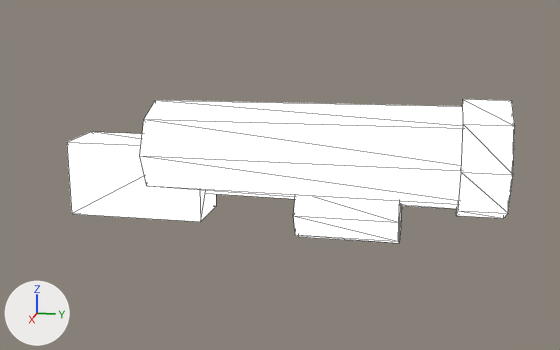
What one commit did to the glTF model client/public/weapons/w13_baked.glb.
Camera for both pictures: a camera (50 mm lens) standing at (1.176, 0.224, 0.255) and looking at (-0.003, -0.012, -0.04). Every picture has the same lights, and +X, +Y and +Z are marked at lower left. The older version comes first. Mesh edges are drawn as thin lines. Where no turn or scale is listed for an object, it has been applied to the vertices. Vertices at exactly the same position are counted once.
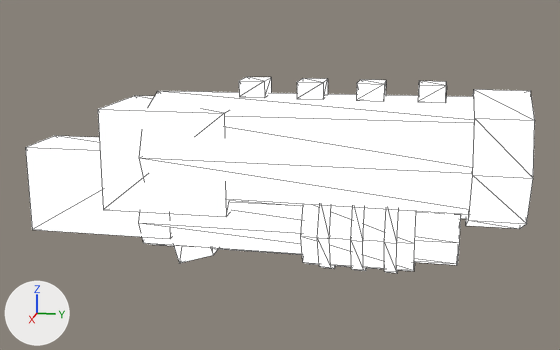
Changed parts and their boxes (x1, y1, x2, y2) in the pictures (560 x 350 px; the box of a moved part takes in the faces that stretch with it):
'Mesh_0', reshaped, moved (14% wider, 36% taller)
    before: (67, 99, 515, 243)
    after: (25, 77, 535, 273)
part 1 of me_mesh_0, moved or reshaped
    before: (140, 100, 463, 209)
    after: (139, 91, 474, 219)
part 2 of me_mesh_0, moved or reshaped
    before: (456, 99, 515, 218)
    after: (466, 89, 535, 229)
part 3 of me_mesh_0, moved or reshaped
    before: (293, 196, 402, 243)
    after: (139, 201, 461, 265)
part 4 of me_mesh_0, added
    after: (98, 96, 232, 217)
part 5 of me_mesh_0, added
    after: (301, 205, 416, 271)
part 6 of me_mesh_0, added
    after: (384, 210, 398, 273)
part 7 of me_mesh_0, added
    after: (351, 208, 366, 271)
part 8 of me_mesh_0, added
    after: (317, 205, 335, 269)
part 9 of me_mesh_0, added
    after: (418, 81, 447, 103)
part 10 of me_mesh_0, added
    after: (356, 80, 386, 101)
part 11 of me_mesh_0, added
    after: (297, 78, 328, 99)
part 12 of me_mesh_0, added
    after: (239, 77, 271, 98)
part 13 of me_mesh_0, added
    after: (25, 136, 171, 239)
part 14 of me_mesh_0, moved or reshaped
    before: (67, 132, 216, 222)
    after: (173, 245, 218, 263)

What the commit changed:
me_mesh_0 is used by ob_mesh_0; location (0.0, 0.06, 0.0).
me_mesh_0 had 68 vertices, 108 faces and spanned x -0.09..0.09, y -0.41..0.275, z -0.14..0.09.
me_mesh_0 now has 196 vertices, 308 faces and spans x -0.105..0.105, y -0.49..0.29, z -0.19..0.113.
me_mesh_0 part 1: the loose piece of 20 vertices spanning x -0.08..0.08, y -0.275..0.275, z -0.08..0.08 is scaled about its middle by (1.19, 1.02, 1.19).
me_mesh_0 part 2: the loose piece of 20 vertices spanning x -0.09..0.09, y 0.205..0.275, z -0.09..0.09 is scaled about its middle by (1.17, 1.14, 1.17), then moved by (0.0, 0.01, 0.0).
me_mesh_0 part 3: the loose piece of 20 vertices spanning x -0.05..0.05, y -0.04..0.12, z -0.14..-0.04 is scaled about its middle by (1.1, 3.13, 1.1), then moved by (0.0, -0.09, -0.025).
me_mesh_0 part 4: a new loose piece, a box spanning x -0.075..0.075, y -0.35..-0.15, z -0.09..0.07, in mat_bake.
me_mesh_0 part 5: the loose piece of 20 vertices spanning x -0.05..0.05, y -0.04..0.12, z -0.14..-0.04 is copied, and the copy is scaled about its middle by (1.4, 1.06, 1.4), then moved by (0.0, 0.01, -0.025); it spans x -0.07..0.07, y -0.035..0.135, z -0.185..-0.045.
me_mesh_0 part 6: the loose piece of 20 vertices spanning x -0.05..0.05, y -0.04..0.12, z -0.14..-0.04 is copied, and the copy is scaled about its middle by (1.5, 0.113, 1.5), then moved by (0.0, 0.06, -0.025); it spans x -0.075..0.075, y 0.091..0.109, z -0.19..-0.04.
me_mesh_0 part 7: the loose piece of 20 vertices spanning x -0.05..0.05, y -0.04..0.12, z -0.14..-0.04 is copied, and the copy is scaled about its middle by (1.5, 0.112, 1.5), then moved by (0.0, 0.01, -0.025); it spans x -0.075..0.075, y 0.041..0.059, z -0.19..-0.04.
me_mesh_0 part 8: the loose piece of 20 vertices spanning x -0.05..0.05, y -0.04..0.12, z -0.14..-0.04 is copied, and the copy is scaled about its middle by (1.5, 0.112, 1.5), then moved by (0.0, -0.04, -0.025); it spans x -0.075..0.075, y -0.009..0.009, z -0.19..-0.04.
me_mesh_0 part 9: a new loose piece, a box spanning x -0.025..0.025, y 0.13..0.17, z 0.088..0.113, in mat_bake.
me_mesh_0 part 10: a new loose piece, a box spanning x -0.025..0.025, y 0.04..0.08, z 0.087..0.112, in mat_bake.
me_mesh_0 part 11: a new loose piece, a box spanning x -0.025..0.025, y -0.05..-0.01, z 0.087..0.112, in mat_bake.
me_mesh_0 part 12: a new loose piece, a box spanning x -0.025..0.025, y -0.14..-0.1, z 0.087..0.112, in mat_bake.
me_mesh_0 part 13: a new loose piece, a box spanning x -0.05..0.05, y -0.49..-0.25, z -0.14..0.0, in mat_bake.
Part 14, on me_mesh_0:
8 vertices are removed from x -0.045..0.045, y -0.41..-0.19, z -0.11..0.01.
12 faces are deleted.
8 vertices are added at x -0.035..0.035, y -0.276..-0.184, z -0.186..-0.054.
12 new faces join them.
Object 'Mesh_0' (ob_mesh_0) moves from (0.0, 0.06, 0.0) to (0.0, 0.07, 0.0).
